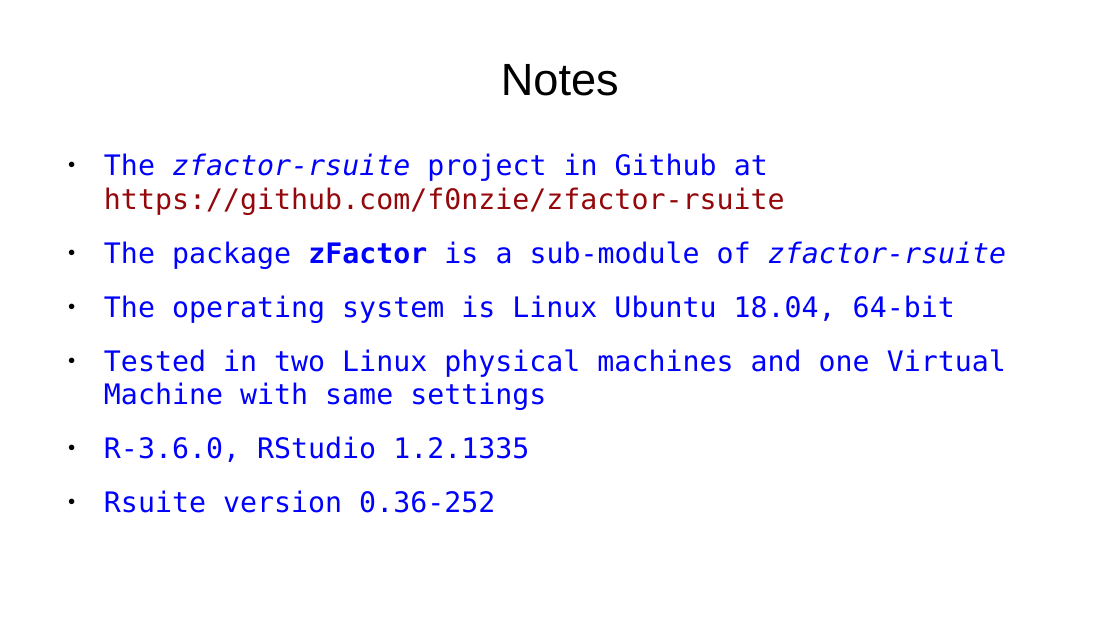
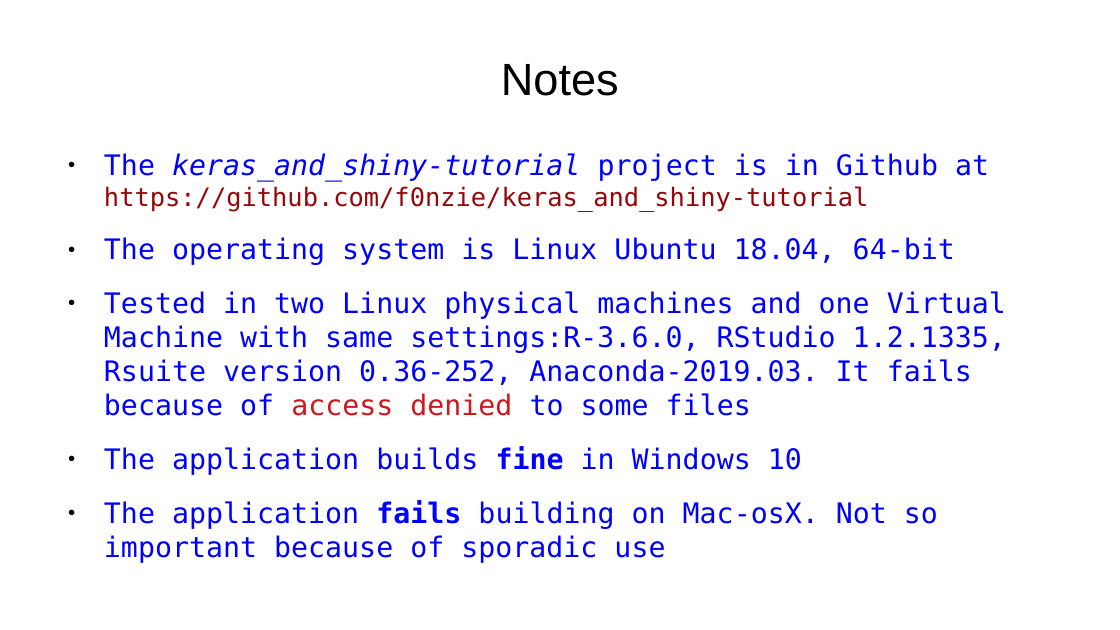
Before and after one commit to f0nzie/keras_and_shiny-tutorial, a slide deck: slide 8 of keras_shiny-rsuite_sysreqs_python_linux.odp. Drawn at 1120x630 pixels with LibreOffice and Linux fonts; fonts in the diff are those of the drawing. Boxes give left, top, right and bottom in pixels: in the first picture for what was removed or moved away, otherwise in the second. Text is boxed around its words. In the diff, an @@ line names an element or a change of style, - is before the commit and + after.

Commit message:
update Windows, Mac

```diff
--- a/keras_shiny-rsuite_sysreqs_python_linux.odp
+++ b/keras_shiny-rsuite_sysreqs_python_linux.odp
@@ text at [104,153,989,212]: text changed; size 20 to 18 pt; text colour #0000FF to #94070A @@
-● The zfactor-rsuite project in Github at https://github.com/f0nzie/zfactor-rsuite
-● The package zFactor is a sub-module of zfactor-rsuite
+● The keras_and_shiny-tutorial project is in Github at https://github.com/f0nzie/keras_and_shiny-tutorial
@@ text at [104,291,1006,529]: text changed @@
-● Tested in two Linux physical machines and one Virtual Machine with same settings
-● R-3.6.0, RStudio 1.2.1335
-● Rsuite version 0.36-252
+● Tested in two Linux physical machines and one Virtual Machine with same settings:R-3.6.0, RStudio 1.2.1335, Rsuite version 0.36-252, Anaconda-2019.03. It fails because of access denied to some files
+● The application builds fine in Windows 10
+● The application fails building on Mac-osX. Not so important because of sporadic use
```
Also in this commit, not shown: 5 other slides changed.
